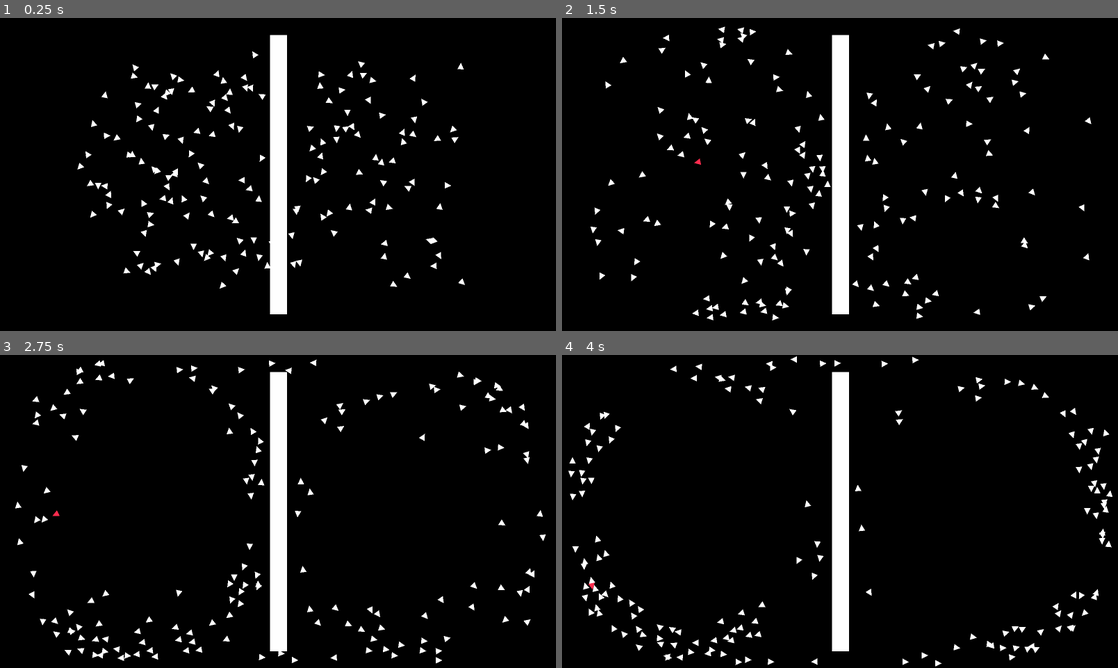
Above: before the commit, frames 1-4 (two rows, left to right).
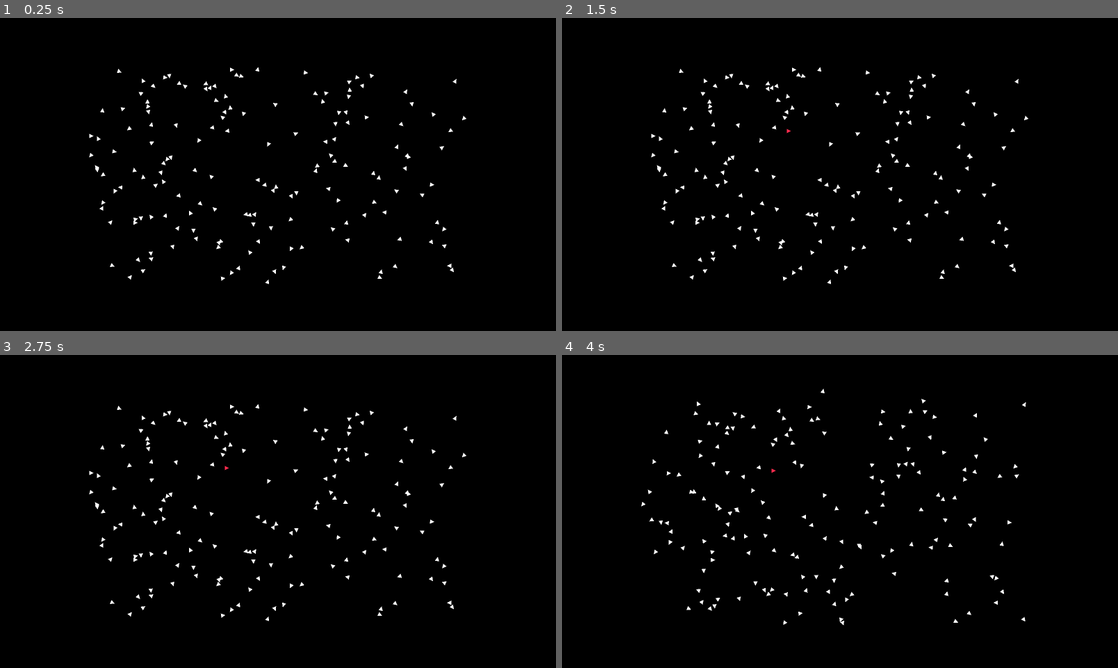
Above: after the commit, the same moments.

Repository: Sub1111/boids
Game: Godot game, scene res://2d/main_2d.tscn
Same seed, same stepped clock (60 frames per second), same inputs: the game is played once before the commit and once after it.
Inputs:
- Up to frame 1 (0.25 s): no input
- Up to frame 2 (1.5 s): tap L (light_fisrst_one) at 0.6 s; tap 3 (alignment, bound only after the commit) at 0.8, 1.35 s
- Up to frame 3 (2.75 s): tap 2 (avoidance, bound only after the commit) at 1.55, 2.1 s; tap 4 (cohesion, bound only after the commit) at 2.3 s
- Up to frame 4 (4 s): tap 4 (cohesion, bound only after the commit) at 2.85 s; tap 1 (moving, bound only after the commit) at 3.05, 3.6 s; tap L (light_fisrst_one) at 3.8 s

The runs differ from the first frame. In frame 1, 6.0% of the frame differs, in the area x 13-84%, y 5-95%; in frame 2, 6.2%, in the area x 5-96%, y 2-97%; in frame 3, 6.2%; in frame 4, 6.2%.

Commit message:
FinalFinal

Diff:
--- a/2d/borders.gd
+++ b/2d/borders.gd
@@ -14,7 +14,7 @@
 	if GlobalVars2d.is_colision_avoidance_enabled:
 		return
 		fish.position.y += 20
-	else:
+	elif GlobalVars2d.is_moving_enabled:
 		fish.position.y += 1440
 
 
@@ -23,7 +23,7 @@
 	if GlobalVars2d.is_colision_avoidance_enabled:
 		return
 		fish.position.y -= 20
-	else:
+	elif GlobalVars2d.is_moving_enabled:
 		fish.position.y -= 1440
 
 
@@ -32,7 +32,7 @@
 	if GlobalVars2d.is_colision_avoidance_enabled:
 		return
 		fish.position.x += 20
-	else:
+	elif GlobalVars2d.is_moving_enabled:
 		fish.position.x += 2560
 
 
@@ -41,5 +41,5 @@
 	if GlobalVars2d.is_colision_avoidance_enabled:
 		return
 		fish.position.x -= 20
-	else:
+	elif GlobalVars2d.is_moving_enabled:
 		fish.position.x -= 2560
--- a/2d/color_changing.gd
+++ b/2d/color_changing.gd
@@ -32,6 +32,6 @@
 		b /= flockmates.size()
 
 	if GlobalVars2d.is_color_changing_enabled:
-		modulate = Color(r + randf_range(-0.01,0.01), g + randf_range(-0.1,0.1), b + randf_range(-0.1,0.1), 1.)
+		modulate = Color(r + randf_range(-0.1,0.1), g + randf_range(-0.1,0.1), b + randf_range(-0.1,0.1), 1.)
 	else:
 		modulate = Color(r, g, b, 1.)
--- a/2d/fish_2d.gd
+++ b/2d/fish_2d.gd
@@ -5,7 +5,7 @@
 
 var avoidance_strength = 1.0
 var alignment_strength = 1.0
-var cohesion_strength = 1.0
+var cohesion_strength = 5.0
 
 const max_speed := 10.0
 const min_speed := 3.0
@@ -13,7 +13,7 @@
 const forward_acceleration: float = max_speed / 2.
 
 const avoidance_radius := 3.
-const vision_cone_threshhold := -0.7
+const vision_cone_threshhold := -0.5
 const vision_distance = 20.
 
 const ray_direction_amount = 20
@@ -45,23 +45,27 @@
 			flockmates.append(fish)
 
 	if flockmates.size() > 0:
-		acceleration += calculate_avoidance_force()
-		acceleration += calculate_alignment_force()
-		acceleration += calculate_cohesion_force()
+		if GlobalVars2d.is_avoidance_enabled:
+			acceleration += calculate_avoidance_force()
+		if GlobalVars2d.is_alignment_enabled:
+			acceleration += calculate_alignment_force()
+		if GlobalVars2d.is_cohesion_enabled:
+			acceleration += calculate_cohesion_force()
 
 	if is_heading_for_colision() and GlobalVars2d.is_colision_avoidance_enabled:
 		acceleration += calculate_colision_avoid_force()
 
-	velocity += acceleration
-	var speed: float = velocity.length()
-	var dir: Vector2 = velocity / speed
-	if speed < (max_speed + min_speed) / 2.:
-		speed += forward_acceleration * delta
-	speed = clamp(speed, min_speed, max_speed)
-	velocity = dir * speed
+	if GlobalVars2d.is_moving_enabled:
+		velocity += acceleration
+		var speed: float = velocity.length()
+		var dir: Vector2 = velocity / speed
+		if speed < (max_speed + min_speed) / 2.:
+			speed += forward_acceleration * delta
+		speed = clamp(speed, min_speed, max_speed)
+		velocity = dir * speed
 
-	rotation = atan2(velocity.y, velocity.x)
-	move(velocity, delta)
+		rotation = atan2(velocity.y, velocity.x)
+		move(velocity, delta)
 
 
 
--- a/2d/fish_2d.tscn
+++ b/2d/fish_2d.tscn
@@ -9,7 +9,7 @@
 
 [node name="fish2D" type="Node2D"]
 rotation = -6.28319
-scale = Vector2(30, 30)
+scale = Vector2(20, 20)
 script = ExtResource("1_emust")
 
 [node name="Area2D" type="Area2D" parent="."]
--- a/2d/global_vars_2d.gd
+++ b/2d/global_vars_2d.gd
@@ -4,11 +4,21 @@
 var is_color_changing_enabled
 var is_color_dependency_enabled
 
+var is_moving_enabled
+var is_avoidance_enabled
+var is_alignment_enabled
+var is_cohesion_enabled
+
 # Called when the node enters the scene tree for the first time.
 func _ready() -> void:
-	is_colision_avoidance_enabled = true
+	is_colision_avoidance_enabled = false
 	is_color_changing_enabled = false
 	is_color_dependency_enabled = false
+
+	is_moving_enabled = false
+	is_avoidance_enabled = false
+	is_alignment_enabled = false
+	is_cohesion_enabled = false
 
 
 # Called every frame. 'delta' is the elapsed time since the previous frame.
@@ -22,3 +32,12 @@
 		is_color_changing_enabled = !is_color_changing_enabled
 	if event.is_action_released("color_denependency_switch"):
 		is_color_dependency_enabled = !is_color_dependency_enabled
+
+	if event.is_action_released("moving"):
+		is_moving_enabled = !is_moving_enabled
+	if event.is_action_released("avoidance"):
+		is_avoidance_enabled = !is_avoidance_enabled
+	if event.is_action_released("alignment"):
+		is_alignment_enabled = !is_alignment_enabled
+	if event.is_action_released("cohesion"):
+		is_cohesion_enabled = !is_cohesion_enabled
--- a/2d/main_2d.gd
+++ b/2d/main_2d.gd
@@ -25,6 +25,7 @@
 	if event.is_action_released("light_fisrst_one"):
 		var mesh: MeshInstance2D = first_fish.get_child(1)
 		mesh.modulate = "#ff2c4e"
+		first_fish.rotation = 0
 	if event.is_action_released("center_area_switch"):
 		if centre.collision_layer == 3:
 			centre.collision_layer = 0
--- a/2d/main_2d.tscn
+++ b/2d/main_2d.tscn
@@ -12,7 +12,7 @@
 size = Vector2(1638, 78)
 
 [sub_resource type="RectangleShape2D" id="RectangleShape2D_16spo"]
-size = Vector2(80, 944)
+size = Vector2(80, 895)
 
 [sub_resource type="BoxMesh" id="BoxMesh_wqhqh"]
 size = Vector3(10, 100, 1)
@@ -65,15 +65,16 @@
 shape = SubResource("RectangleShape2D_2qbro")
 
 [node name="centre" type="Area2D" parent="borders"]
+visible = false
 position = Vector2(966, 536)
-scale = Vector2(1, 1.36)
-collision_layer = 3
+scale = Vector2(1, 1.2)
 
 [node name="CollisionShape2D" type="CollisionShape2D" parent="borders/centre"]
 shape = SubResource("RectangleShape2D_16spo")
 
 [node name="MeshInstance2D" type="MeshInstance2D" parent="borders/centre"]
-scale = Vector2(7.90469, 9.45102)
+position = Vector2(0, -3.8147e-05)
+scale = Vector2(7.90469, 8.95)
 mesh = SubResource("BoxMesh_wqhqh")
 
 [connection signal="area_entered" from="borders/top" to="borders" method="_on_top_area_entered"]
--- a/project.godot
+++ b/project.godot
@@ -52,3 +52,23 @@
 "events": [Object(InputEventKey,"resource_local_to_scene":false,"resource_name":"","device":-1,"window_id":0,"alt_press …(192 unchanged characters)…
 ]
 }
+moving={
+"deadzone": 0.5,
+"events": [Object(InputEventKey,"resource_local_to_scene":false,"resource_name":"","device":-1,"window_id":0,"alt_pressed":false,"shift_pressed":false,"ctrl_pressed":false,"meta_pressed":false,"pressed":false,"keycode":0,"physical_keycode":49,"key_label":0,"unicode":49,"location":0,"echo":false,"script":null)
+]
+}
+avoidance={
+"deadzone": 0.5,
+"events": [Object(InputEventKey,"resource_local_to_scene":false,"resource_name":"","device":-1,"window_id":0,"alt_pressed":false,"shift_pressed":false,"ctrl_pressed":false,"meta_pressed":false,"pressed":false,"keycode":0,"physical_keycode":50,"key_label":0,"unicode":50,"location":0,"echo":false,"script":null)
+]
+}
+alignment={
+"deadzone": 0.5,
+"events": [Object(InputEventKey,"resource_local_to_scene":false,"resource_name":"","device":-1,"window_id":0,"alt_pressed":false,"shift_pressed":false,"ctrl_pressed":false,"meta_pressed":false,"pressed":false,"keycode":0,"physical_keycode":51,"key_label":0,"unicode":51,"location":0,"echo":false,"script":null)
+]
+}
+cohesion={
+"deadzone": 0.5,
+"events": [Object(InputEventKey,"resource_local_to_scene":false,"resource_name":"","device":-1,"window_id":0,"alt_pressed":false,"shift_pressed":false,"ctrl_pressed":false,"meta_pressed":false,"pressed":false,"keycode":0,"physical_keycode":52,"key_label":0,"unicode":52,"location":0,"echo":false,"script":null)
+]
+}
